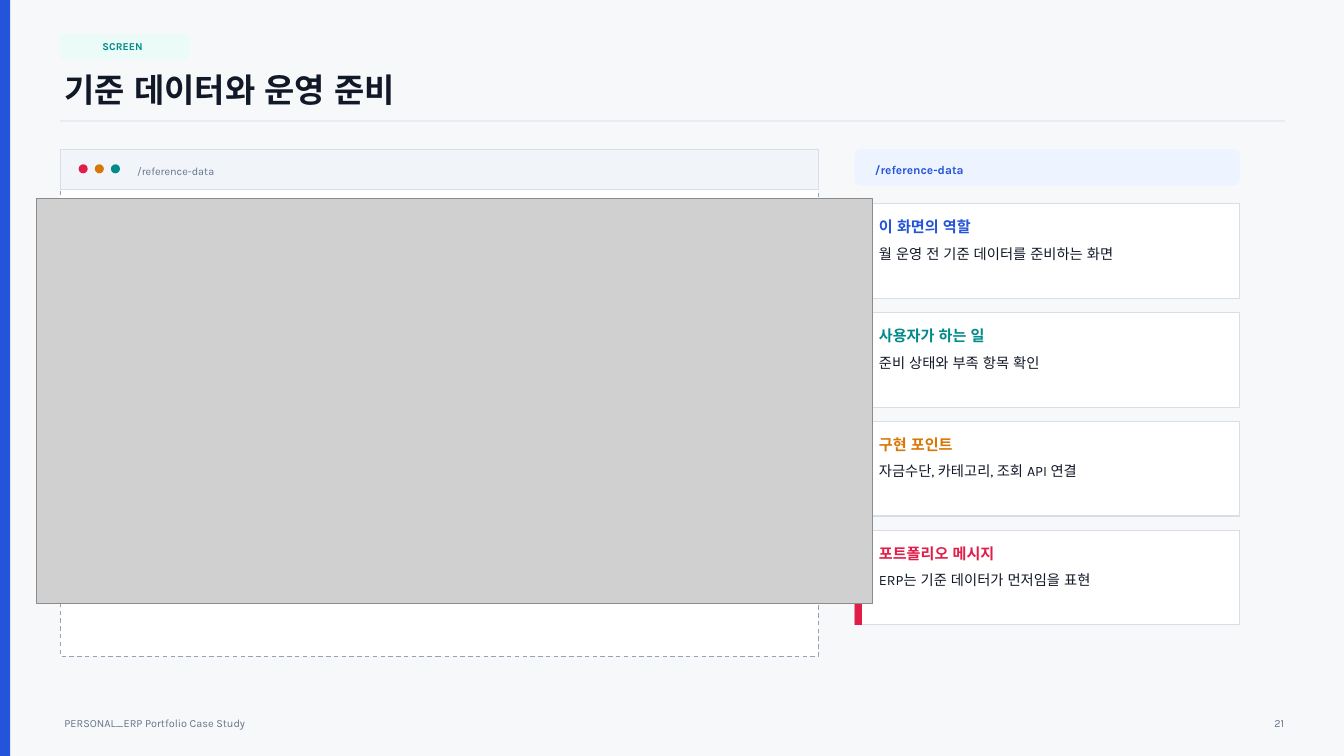
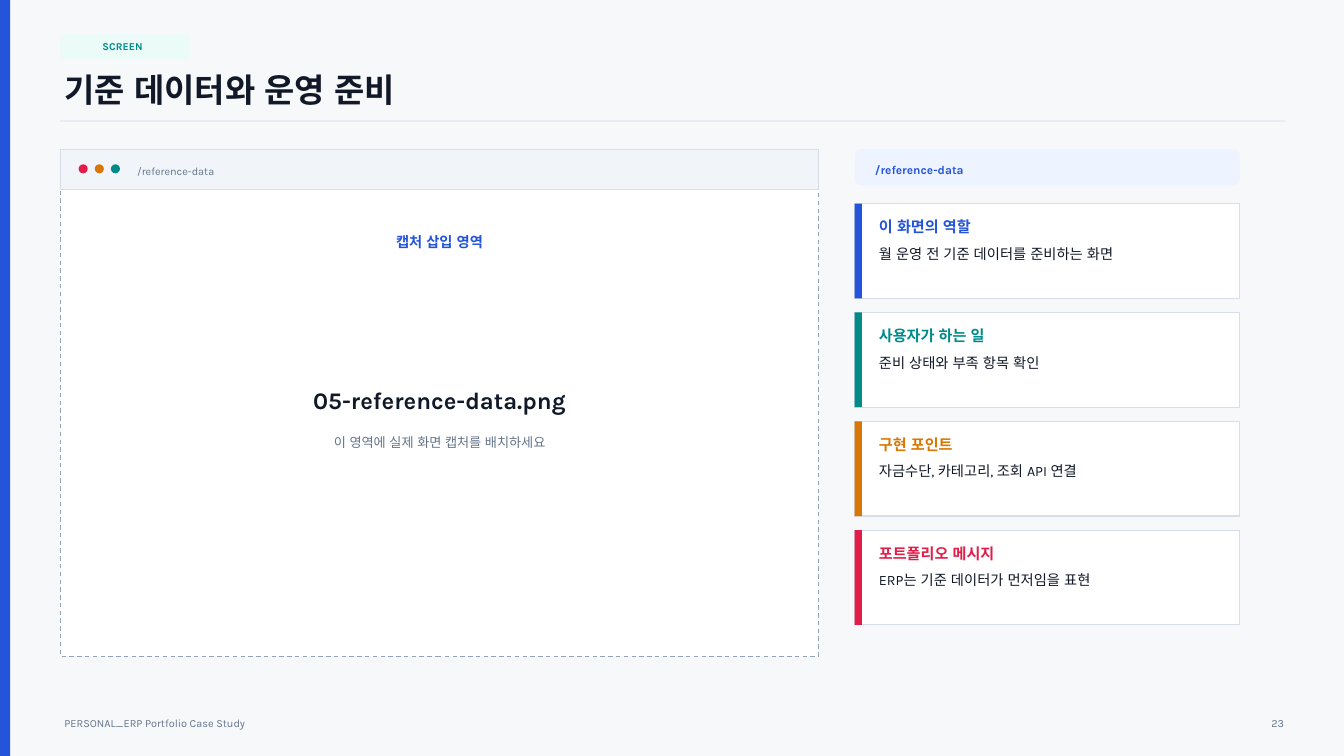
Before and after one commit to cheon0965/PERSONAL_ERP, a slide deck: slide 23 of docs/portfolio-ppt/PERSONAL_ERP_Portfolio_Case_Study.pptx (slide 21 before the commit). Drawn at 1344x756 pixels with LibreOffice and Linux fonts; fonts in the diff are those of the drawing; grey boxes stand for pictures. Boxes give left, top, right and bottom in pixels: in the first picture for what was removed or moved away, otherwise in the second. Text is boxed around its words. In the diff, an @@ line names an element or a change of style, - is before the commit and + after.

```diff
--- a/docs/portfolio-ppt/PERSONAL_ERP_Portfolio_Case_Study.pptx
+++ b/docs/portfolio-ppt/PERSONAL_ERP_Portfolio_Case_Study.pptx
@@ picture removed at bbox=[36, 199, 873, 604] @@
@@ rectangle added at bbox=[855, 204, 862, 298], fill #2454D9 @@
@@ text added at bbox=[396, 235, 483, 249], 10.2 pt, text #2454D9, bold @@
+캡처 삽입 영역
@@ rectangle added at bbox=[855, 313, 862, 407], fill #008A8A @@
@@ text added at bbox=[313, 392, 566, 415], 17 pt, text #111827, bold @@
+05-reference-data.png
@@ text added at bbox=[334, 436, 545, 448], 9.4 pt, text #64748B @@
+이 영역에 실제 화면 캡처를 배치하세요
@@ rectangle added at bbox=[855, 421, 862, 516], fill #D97706 @@
@@ text at bbox=[1271, 720, 1284, 727]: text changed @@
-21
+23
```
Also in this commit, not shown: 25 other slides changed, 7 slides added, 8 slides removed, 10 other files.
